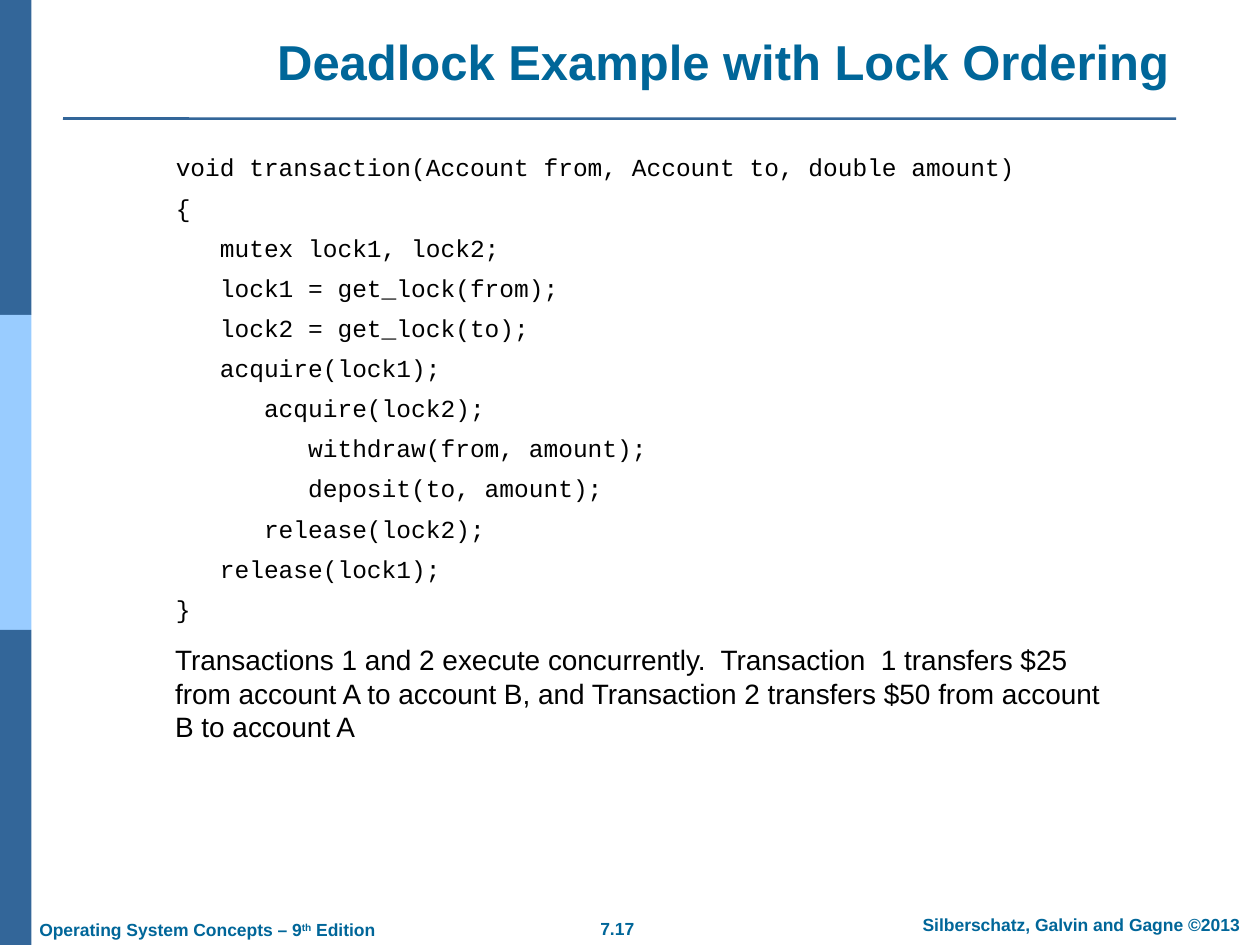
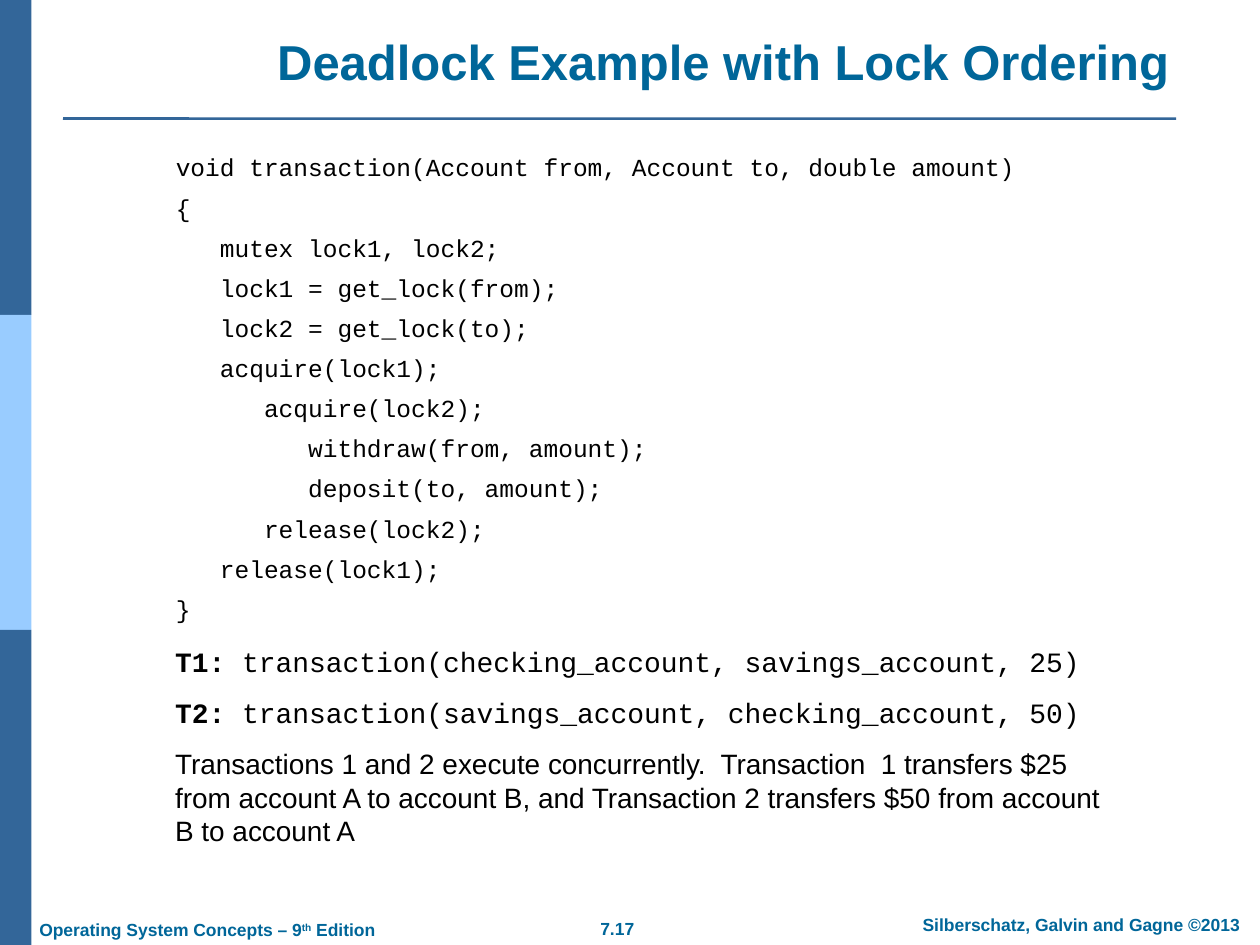
Before and after one commit to GeneralNitin/S4, a slide deck: slide 17 of S4/03. OS/PPTs/PPT-dir/ch7.ppt. Drawn at 1260x945 pixels with LibreOffice and Linux fonts; fonts in the diff are those of the drawing; background and template pictures are left out. Boxes give left, top, right and bottom in pixels: in the first picture for what was removed or moved away, otherwise in the second. Text is boxed around its words. In the diff, an @@ line names an element or a change of style, - is before the commit and + after.

```diff
--- a/S4/03. OS/PPTs/PPT-dir/ch7.ppt
+++ b/S4/03. OS/PPTs/PPT-dir/ch7.ppt
@@ text at [175, 652, 1079, 729]: paragraphs added @@
+T1: transaction(checking_account, savings_account, 25)
+T2: transaction(savings_account, checking_account, 50)
```
Also in this commit, not shown: 1 other slide changed, 41 other files.
